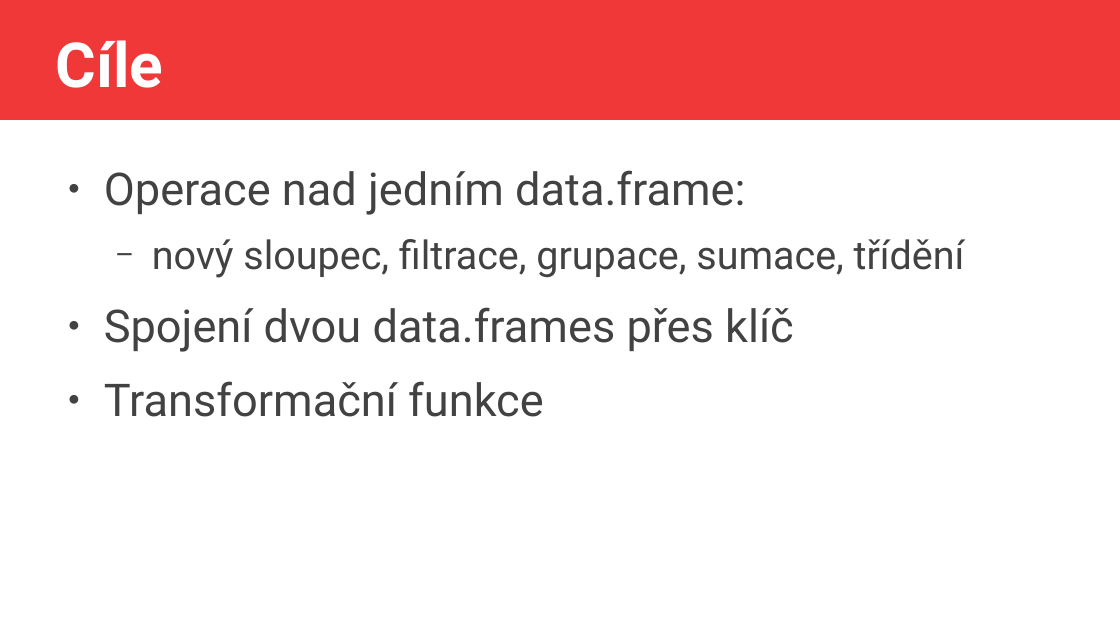
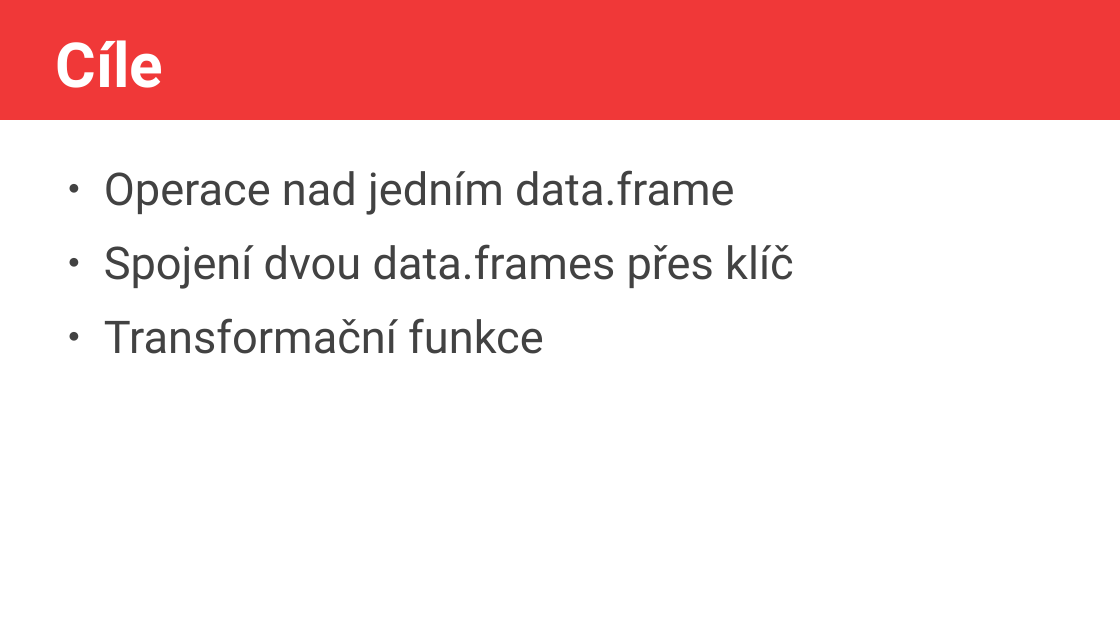
Before and after one commit to jlacko/Intro2R, a slide deck: slide 2 of prezentace/3 - manipulace s daty.odp. Drawn at 1120x630 pixels with LibreOffice and Linux fonts; fonts in the diff are those of the drawing. Boxes give left, top, right and bottom in pixels: in the first picture for what was removed or moved away, otherwise in the second. Text is boxed around its words. In the diff, an @@ line names an element or a change of style, - is before the commit and + after.

```diff
--- a/prezentace/3 - manipulace s daty.odp
+++ b/prezentace/3 - manipulace s daty.odp
@@ text at (x1=104, y1=170, x2=734, y2=215): text changed; size 28 to 32 pt @@
-● Operace nad jedním data.frame:
-  − nový sloupec, filtrace, grupace, sumace, třídění
+● Operace nad jedním data.frame
```
Also in this commit, not shown: 3 other slides changed, 21 other files.
